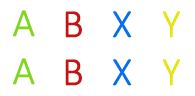
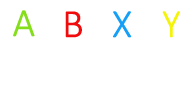
Layered file, before and after one edit (195×96). Changes by layer:
hid "Y" (1st of 2, in "Group 1 copy"), painted on it over box(162, 59, 180, 86)
hid "X" (1st of 2, in "Group 1 copy"), painted on it over box(113, 59, 132, 86)
hid "B" (1st of 2, in "Group 1 copy"), painted on it over box(65, 59, 82, 86)
hid "A" (1st of 2, in "Group 1 copy"), painted on it over box(13, 58, 35, 85)
painted on "Y" (2nd of 2, in "Group 1") over box(162, 11, 180, 38)
painted on "X" (2nd of 2, in "Group 1") over box(113, 11, 132, 38)
painted on "B" (2nd of 2, in "Group 1") over box(65, 11, 82, 38)
painted on "A" (2nd of 2, in "Group 1") over box(13, 10, 35, 37)
